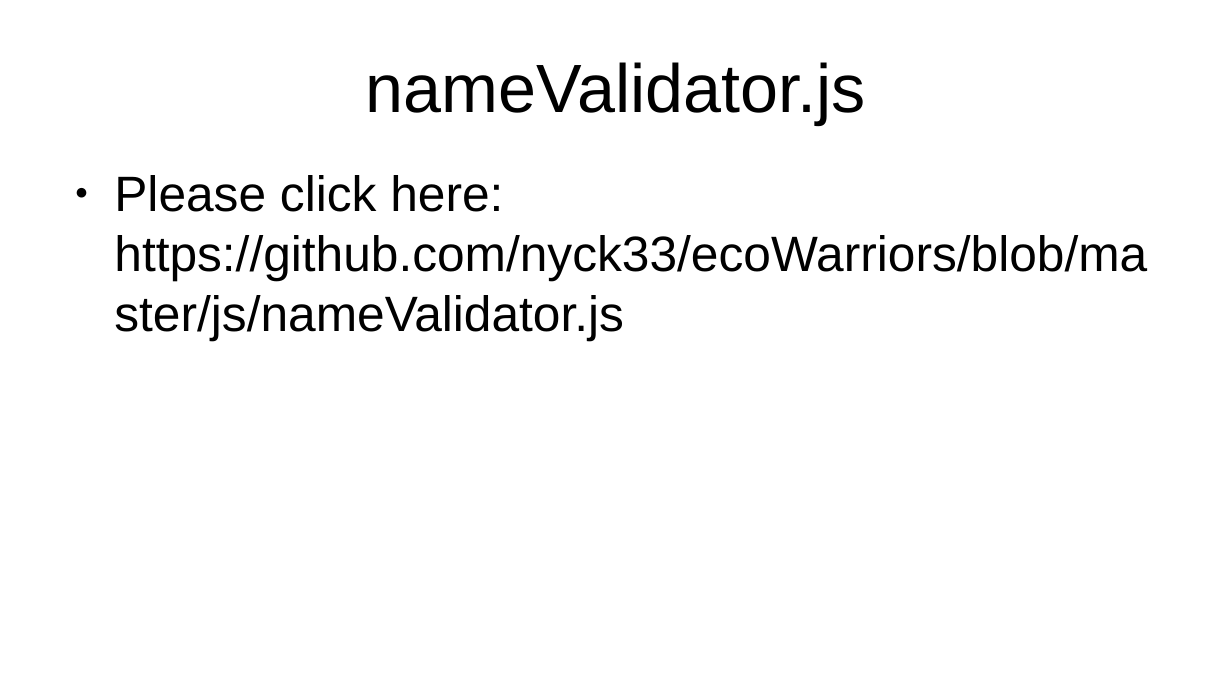
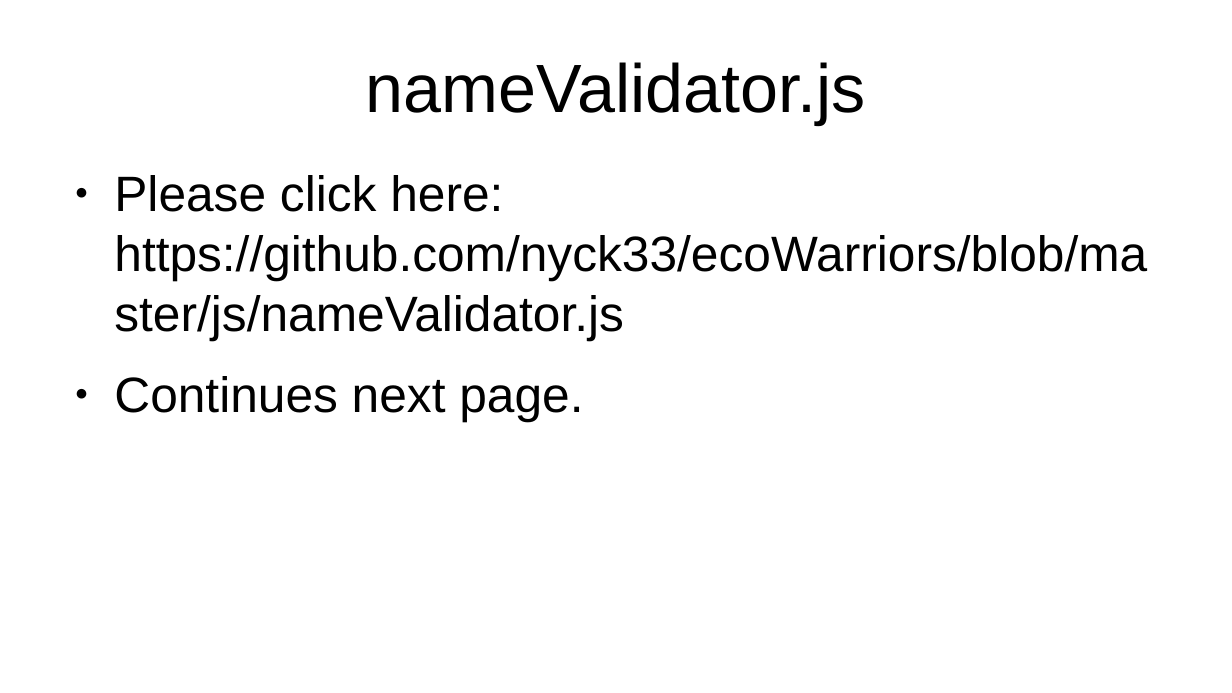
Before and after one commit to nyck33/ecoWarriors, a slide deck: slide 5 of comp2680Presentation.odp (slide 6 before the commit). Drawn at 1232x693 pixels with LibreOffice and Linux fonts; fonts in the diff are those of the drawing. Boxes give left, top, right and bottom in pixels: in the first picture for what was removed or moved away, otherwise in the second. Text is boxed around its words. In the diff, an @@ line names an element or a change of style, - is before the commit and + after.

```diff
--- a/comp2680Presentation.odp
+++ b/comp2680Presentation.odp
@@ text at (114,376,583,422): paragraph added @@
+● Continues next page.
```
Also in this commit, not shown: 2 other slides changed, 7 slides added, 3 slides removed, 1 other file.
